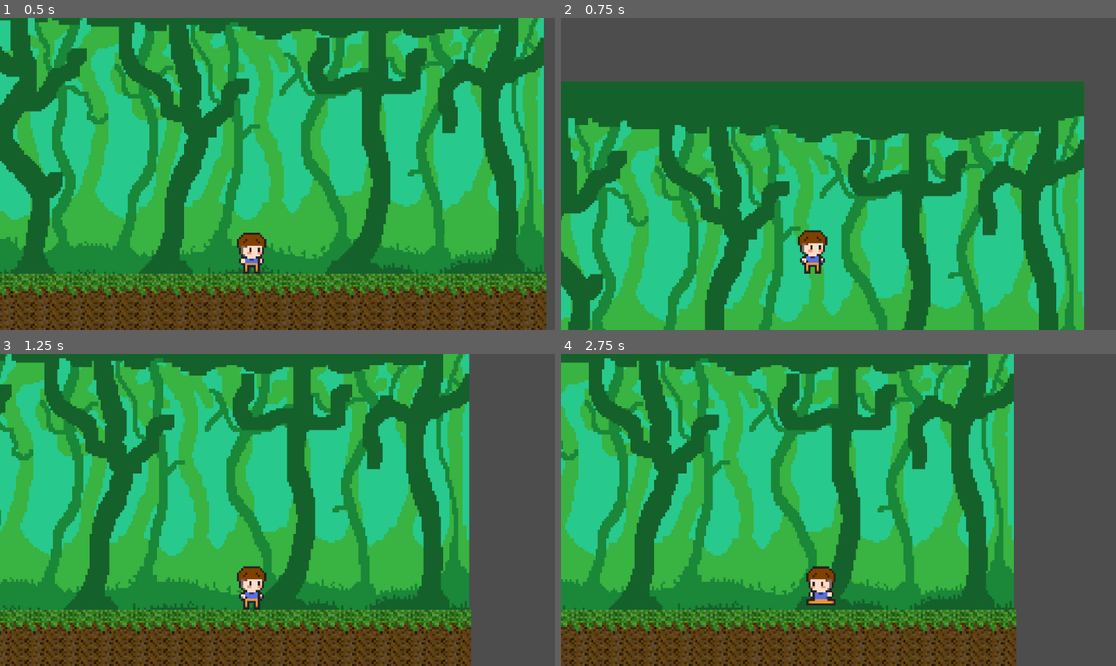
Above: before the commit, frames 1-4 (two rows, left to right).
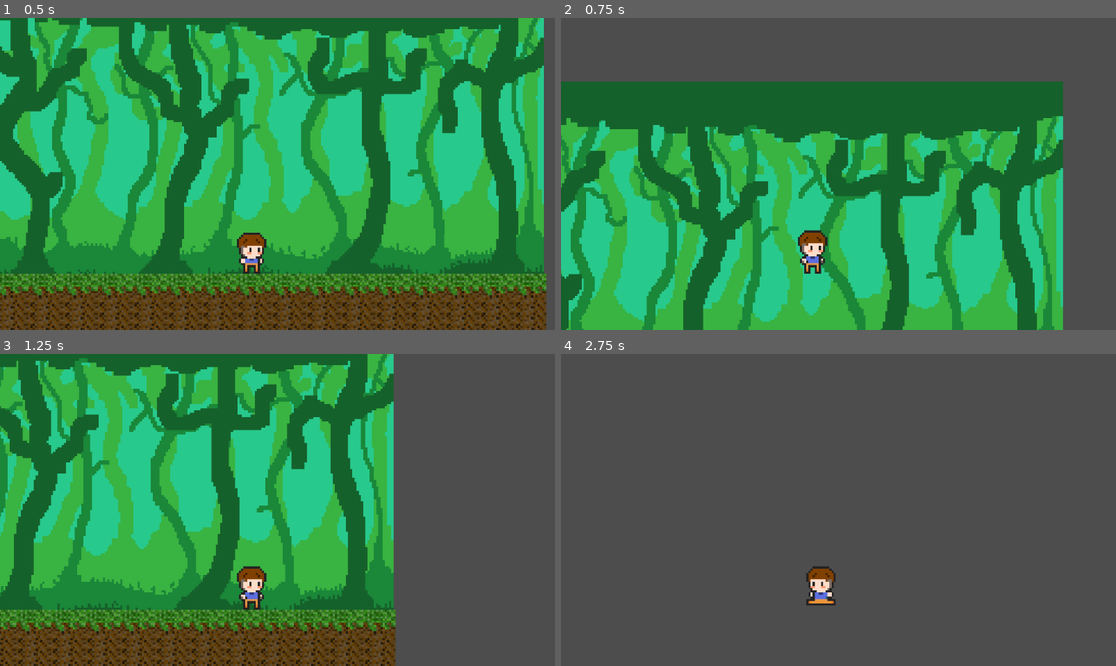
Above: after the commit, the same moments.

Repository: crackanimador/Videojuego
Game: Godot game, scene res://bosque.tscn
Same seed, same stepped clock (60 frames per second), same inputs: the game is played once before the commit and once after it.
Inputs:
- Up to frame 1 (0.5 s): no input
- Up to frame 2 (0.75 s): tap Enter (ui_accept) at 0.5 s; hold Right (ui_right) from 0.53 s (still down); hold Enter (ui_accept) from 0.53 s (still down)
- Up to frame 3 (1.25 s): keep holding Right (ui_right); keep holding Enter (ui_accept)
- Up to frame 4 (2.75 s): release Enter (ui_accept) at 1.28 s; tap Enter (ui_accept) at 1.35, 1.52, 1.82 s; release Right (ui_right) at 2.03 s; hold Left (ui_left) from 2.03 s (still down); hold Enter (ui_accept) from 2.03 s (still down)

Frame 1 is identical in both runs. In frame 2, 46% of the frame differs, in the area x 0-95%, y 20-100%; in frame 3, 59%; in frame 4, 81%, in the area x 0-83%, y 0-100%.

Commit message:
Update Player.gd

Diff:
--- a/Scripts/Player.gd
+++ b/Scripts/Player.gd
@@ -1,7 +1,7 @@
 extends CharacterBody2D
 
-const moveSpeed = 25
-const maxSpeed = 50
+const moveSpeed = 70
+const maxSpeed = 100
 const jumpHeight = -300
 const gravity = 15
 
@@ -31,6 +31,7 @@
 	if is_on_floor():
 		if Input.is_action_pressed("ui_accept"):
 			velocity.y = jumpHeight
+			animationPlayer.play("Jump")
 		if friction:
 			velocity.x = lerp(velocity.x, 0.0, 0.5)
 	else:
